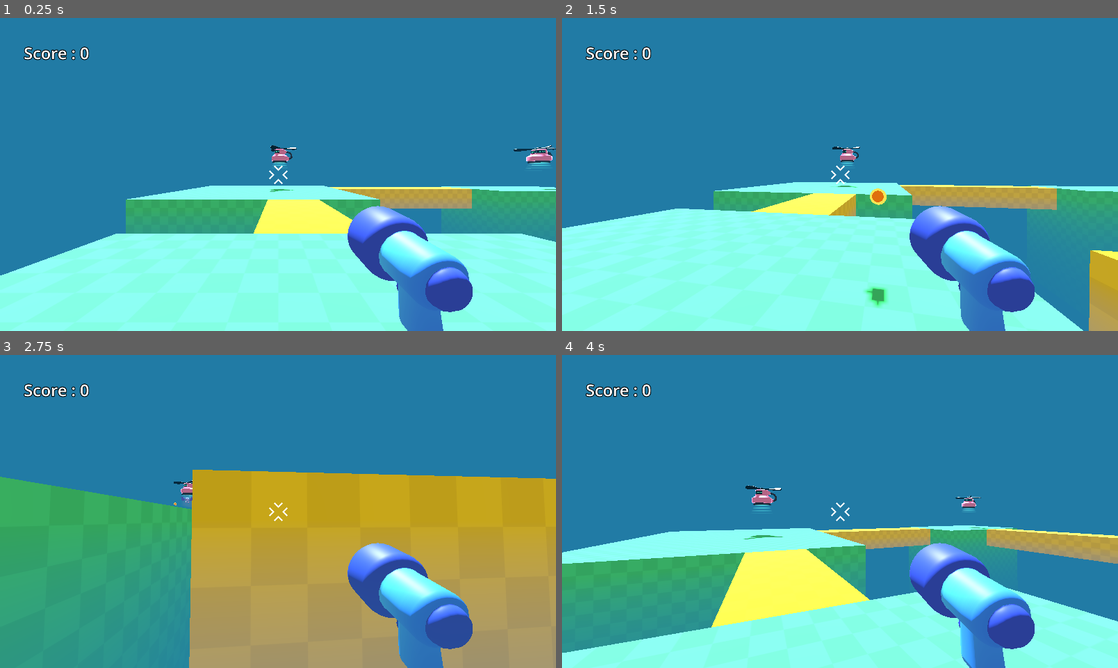
Above: before the commit, frames 1-4 (two rows, left to right).
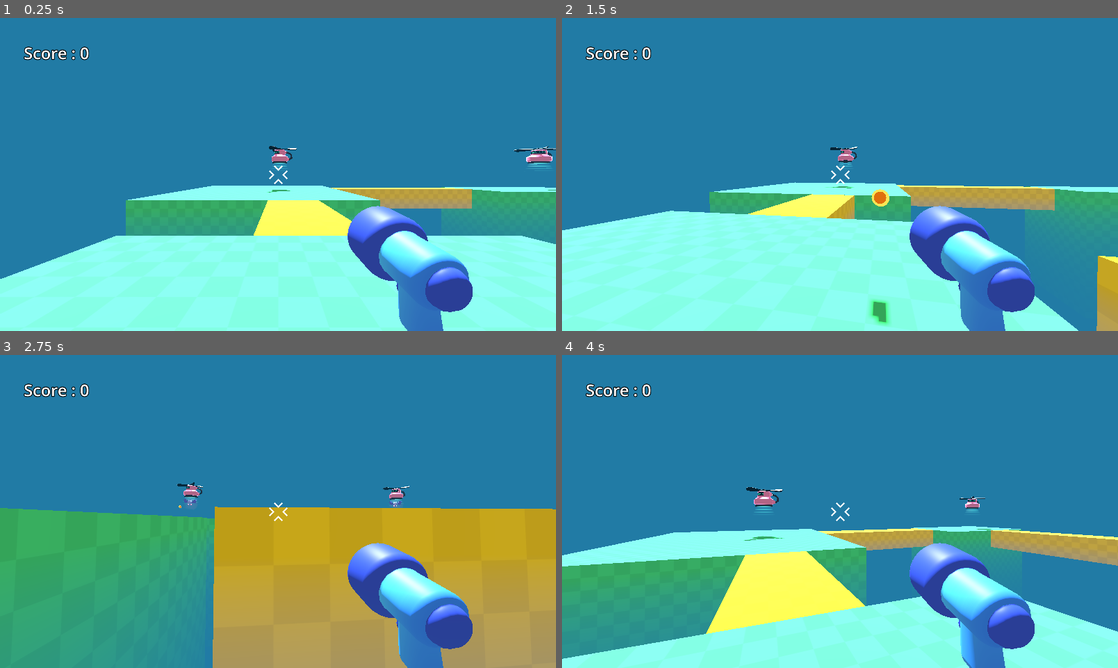
Above: after the commit, the same moments.

Repository: mon0mon/SurvivorArenaFPS
Game: Godot game, scene res://game.tscn
Same seed, same stepped clock (60 frames per second), same inputs: the game is played once before the commit and once after it.
Inputs (mouse positions are in pixels of both pictures, inside the frame that each line leads up to):
- Up to frame 1 (0.25 s): no input
- Up to frame 2 (1.5 s): move the mouse to (867, 174) at 0.52 s; hold D (move_right) 0.53-1.28 s; tap W (move_foward) at 0.6 s; tap Space (jump) at 0.77 s; move the mouse to (812, 174) at 1.27 s; hold S (move_backward) from 1.28 s (still down); click (812, 174) at 1.35 s
- Up to frame 3 (2.75 s): tap Space (jump) at 1.52 s; move the mouse to (289, 505) at 2.02 s; release S (move_backward) at 2.03 s; hold D (move_right) from 2.03 s (still down); tap W (move_foward) at 2.1 s
- Up to frame 4 (4 s): move the mouse to (834, 517) at 2.77 s; click (834, 517) at 2.85 s; tap Space (jump) at 3.02, 3.77 s; move the mouse to (878, 514) at 3.52 s; release D (move_right) at 3.53 s; hold A (move_left) from 3.53 s (still down); tap W (move_foward) at 3.6 s

The runs differ from the first frame. In frame 1, 1.2% of the frame differs, in the area x 0-100%, y 40-84%; in frame 2, 2.3%; in frame 3, 17%, in the area x 0-100%, y 36-100%; in frame 4, 3.6%.

Commit message:
fix: 카메라 움직임 - 플레이어 이동 간, 카메라 움직임의 보간이 적용되지 않아 jitter가 발생하던 문제 수정

Diff:
--- /dev/null
+++ b/player/camera_controller.gd
@@ -0,0 +1,35 @@
+extends Node3D
+
+@export_category("Mouse Settings")
+@export var MOUSE_VERTICAL_SENSITIVITY = 0.005
+@export var MOUSE_HORIZONTAL_SENSITIVITY = 0.005
+
+@onready var player: PlayerController = $".."
+@onready var camera_controller_anchor: Marker3D = %CameraControllerAnchor
+
+var mouse_input: Vector2
+var input_rotation: Vector2
+
+func _input(event: InputEvent) -> void:
+    if event is InputEventMouseMotion:
+        # Godot에서는 right hand rule을 사용하기 때문에
+        # 반시계 방향이 양의 방향으로 지정되어있음
+        mouse_input.x += -event.screen_relative.x * MOUSE_VERTICAL_SENSITIVITY
+        mouse_input.y += -event.screen_relative.y * MOUSE_HORIZONTAL_SENSITIVITY
+    elif event.is_action_pressed("ui_cancel"):
+        Input.set_mouse_mode(Input.MOUSE_MODE_VISIBLE)
+
+
+func _process(delta: float) -> void:
+    input_rotation.x = clampf(input_rotation.x + mouse_input.y, deg_to_rad(-90), deg_to_rad(85))
+    input_rotation.y += mouse_input.x
+
+    # rotate camera controller (up/down)
+    camera_controller_anchor.transform.basis = Basis.from_euler(Vector3(input_rotation.x, 0.0, 0.0))
+
+    # rotate player (left/right)
+    player.global_transform.basis = Basis.from_euler(Vector3(0.0, input_rotation.y, 0.0))
+
+    global_transform = camera_controller_anchor.get_global_transform_interpolated()
+
+    mouse_input = Vector2.ZERO
--- a/player/player.gd
+++ b/player/player.gd
@@ -1,3 +1,4 @@
+class_name PlayerController
 extends CharacterBody3D
 
 @export_category("Player Properties")
@@ -6,17 +7,6 @@
 
 func _ready() -> void:
     Input.set_mouse_mode(Input.MOUSE_MODE_CAPTURED)
-
-
-func _unhandled_input(event: InputEvent) -> void:
-    if event is InputEventMouseMotion:
-        # Godot에서는 right hand rule을 사용하기 때문에
-        # 반시계 방향이 양의 방향으로 지정되어있음
-        rotation_degrees.y -= event.relative.x * 0.125
-        %Camera3D.rotation_degrees.x -= event.relative.y * 0.125
-        %Camera3D.rotation_degrees.x = clamp(%Camera3D.rotation_degrees.x, -80.0, 80.0)
-    elif event.is_action_pressed("ui_cancel"):
-        Input.set_mouse_mode(Input.MOUSE_MODE_VISIBLE)
 
 
 func _physics_process(delta: float) -> void:
--- a/player/player.tscn
+++ b/player/player.tscn
@@ -1,31 +1,45 @@
-[gd_scene load_steps=6 format=3 uid="uid://cn678dvs1mdlo"]
+[gd_scene load_steps=8 format=3 uid="uid://cn678dvs1mdlo"]
 
 [ext_resource type="PackedScene" uid="uid://rm6ya2ko1hwq" path="res://player/simple_gun/gun_model.glb" id="1_oul6g"]
 [ext_resource type="Script" uid="uid://cgsvbg7oviymj" path="res://player/player.gd" id="1_rkbax"]
+[ext_resource type="Script" uid="uid://bhawngix08hvw" path="res://player/camera_controller.gd" id="2_qjkh3"]
 [ext_resource type="Texture2D" uid="uid://b22i34ivq5bi1" path="res://player/reticle.png" id="3_g1dw6"]
 [ext_resource type="AudioStream" uid="uid://s1g0jve3d445" path="res://player/gun_shoot.wav" id="4_yw30f"]
 
 [sub_resource type="CapsuleShape3D" id="CapsuleShape3D_kqu6x"]
 
+[sub_resource type="CapsuleMesh" id="CapsuleMesh_qjkh3"]
+
 [node name="Player" type="CharacterBody3D"]
-collision_mask = 3
 script = ExtResource("1_rkbax")
 
 [node name="CollisionShape3D" type="CollisionShape3D" parent="."]
 transform = Transform3D(1, 0, 0, 0, 1, 0, 0, 0, 1, 0, 1, 0)
 shape = SubResource("CapsuleShape3D_kqu6x")
 
-[node name="Camera3D" type="Camera3D" parent="."]
+[node name="MeshInstance3D" type="MeshInstance3D" parent="."]
+transform = Transform3D(1, 0, 0, 0, 1, 0, 0, 0, 1, 0, 1, 0)
+mesh = SubResource("CapsuleMesh_qjkh3")
+
+[node name="CameraController" type="Node3D" parent="."]
+transform = Transform3D(1, 0, 0, 0, 1, 0, 0, 0, 1, 0, 1.45, 0)
+top_level = true
+script = ExtResource("2_qjkh3")
+
+[node name="Camera3D" type="Camera3D" parent="CameraController"]
 unique_name_in_owner = true
-transform = Transform3D(1, 0, 0, 0, 1, 0, 0, 0, 1, 0, 1.45, 0)
 
-[node name="gun_model" parent="Camera3D" instance=ExtResource("1_oul6g")]
+[node name="gun_model" parent="CameraController/Camera3D" instance=ExtResource("1_oul6g")]
 unique_name_in_owner = true
 transform = Transform3D(-0.532964, 0.0064894, -0.0461745, 0, 0.529793, 0.0744576, 0.0466283, 0.0741743, -0.527777, 0.575, -0.385, -0.9)
 
-[node name="Marker3D" type="Marker3D" parent="Camera3D"]
+[node name="Marker3D" type="Marker3D" parent="CameraController/Camera3D"]
 unique_name_in_owner = true
 transform = Transform3D(1, 0, 0, 0, 1, 0, 0, 0, 1, 0.554279, -0.325513, -1.19704)
+
+[node name="CameraControllerAnchor" type="Marker3D" parent="."]
+unique_name_in_owner = true
+transform = Transform3D(1, 0, 0, 0, 1, 0, 0, 0, 1, 0, 1.5, 0)
 
 [node name="Reticle" type="TextureRect" parent="."]
 anchors_preset = 8
--- a/project.godot
+++ b/project.godot
@@ -62,6 +62,11 @@
 ]
 }
 
+[physics]
+
+common/physics_jitter_fix=0.0
+common/physics_interpolation=true
+
 [rendering]
 
 renderer/rendering_method="mobile"
Not shown, added: player/camera_controller.gd.uid
